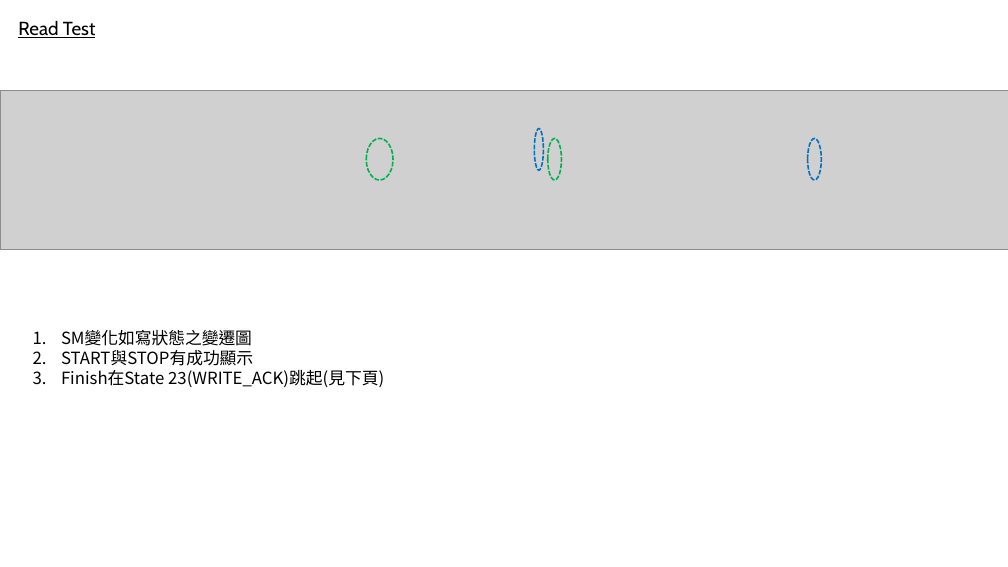
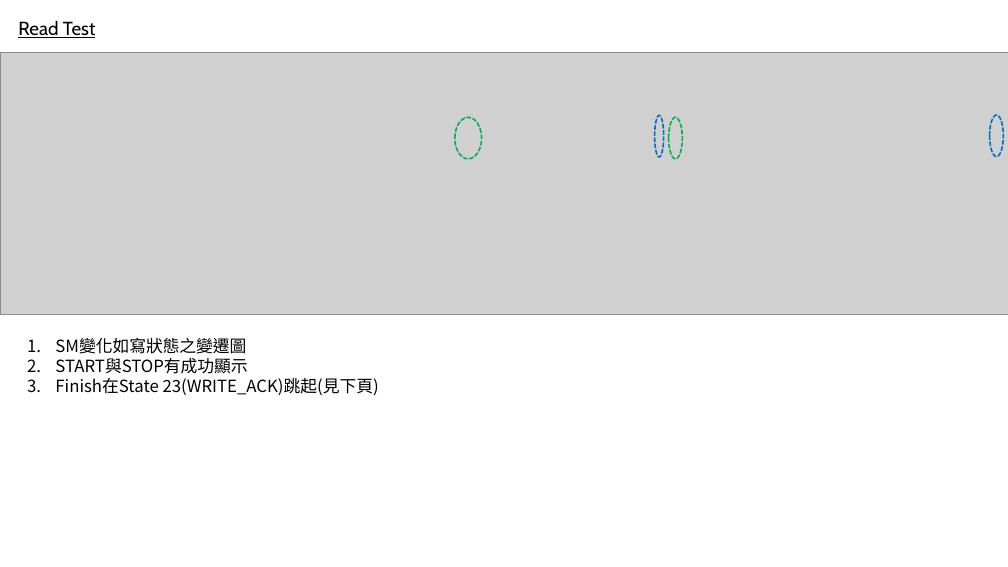
Before and after one commit to adamShiau/adamShiau_FPGA, a slide deck: slide 14 of intel_IP/IRIS/HW_IP/Interface/I2C/V1/I2C_EEPROM.pptx (slide 12 before the commit). Drawn at 1008x567 pixels with LibreOffice and Linux fonts; fonts in the diff are those of the drawing; grey boxes stand for pictures. Boxes give left, top, right and bottom in pixels: in the first picture for what was removed or moved away, otherwise in the second. Text is boxed around its words. In the diff, an @@ line names an element or a change of style, - is before the commit and + after.

```diff
--- a/intel_IP/IRIS/HW_IP/Interface/I2C/V1/I2C_EEPROM.pptx
+++ b/intel_IP/IRIS/HW_IP/Interface/I2C/V1/I2C_EEPROM.pptx
@@ picture: place and size @@
-picture at (0,91,1008,250)
+picture at (0,52,1008,315)
@@ ellipse: place and size @@
-ellipse at (366,138,392,180)
+ellipse at (455,117,482,159)
@@ ellipse: place and size @@
-ellipse at (535,129,544,170)
+ellipse at (655,116,664,157)
@@ ellipse: place and size @@
-ellipse at (547,138,561,180)
+ellipse at (668,117,682,159)
@@ ellipse: place and size @@
-ellipse at (808,138,821,180)
+ellipse at (990,115,1003,157)
@@ text "SM變化如寫狀態之變遷圖": place and size @@
-text "SM變化如寫狀態之變遷圖" at (61,330,384,387)
+text "SM變化如寫狀態之變遷圖" at (55,338,379,395)
```
Also in this commit, not shown: 6 other slides changed, 3 slides added, 3 other files.
